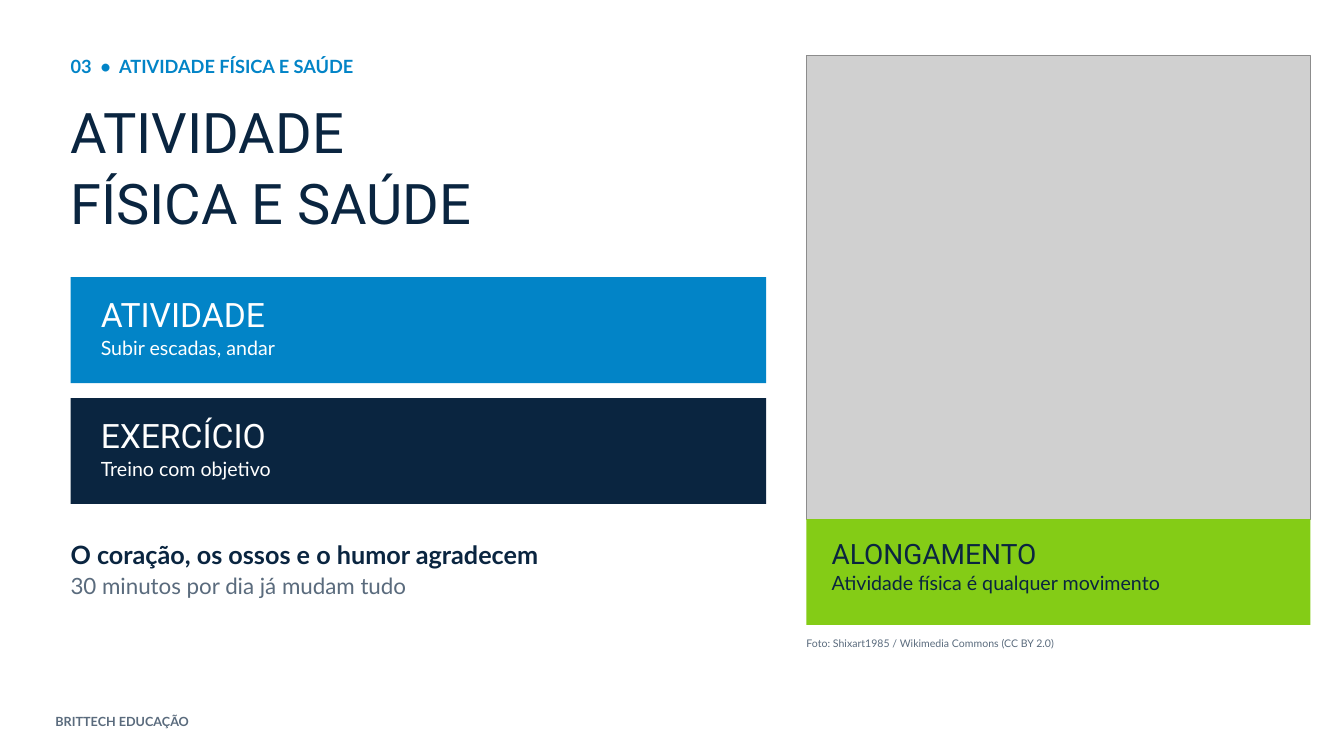
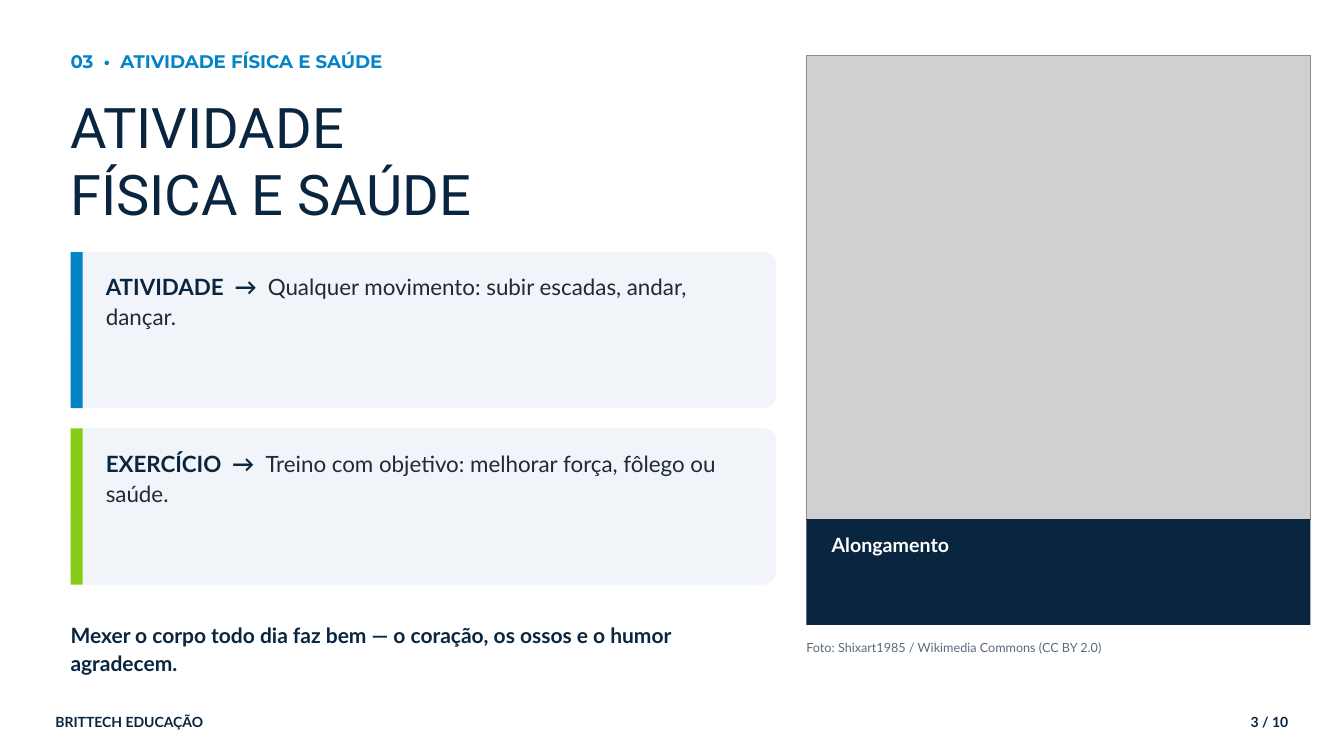
Before and after one commit to thiagollipe-web/brittech-educacao-aulas, a slide deck: slide 3 of ensino-medio/educacao-fisica-1serie-corpo-saude.pptx. Drawn at 1344x756 pixels with LibreOffice and Linux fonts; fonts in the diff are those of the drawing; grey boxes stand for pictures. Boxes give left, top, right and bottom in pixels: in the first picture for what was removed or moved away, otherwise in the second. Text is boxed around its words. In the diff, an @@ line names an element or a change of style, - is before the commit and + after.

```diff
--- a/ensino-medio/educacao-fisica-1serie-corpo-saude.pptx
+++ b/ensino-medio/educacao-fisica-1serie-corpo-saude.pptx
@@ text "03 • ATIVIDADE FÍSICA E ..." at [71,51,383,69]: font Lato to Montserrat @@
@@ text "ATIVIDADE" at [71,108,471,216]: line spacing 1.02 to 1; less space between paragraphs @@
@@ rounded rectangle added at [71,252,776,408], fill #F1F5F9 @@
@@ rectangle added at [71,252,83,408], fill #0284C7 @@
@@ rectangle removed at [71,277,766,383] @@
@@ text at [106,278,686,329]: text changed; size 14 to 16 pt; text colour #FFFFFF to #1E2A38 @@
-ATIVIDADE
-Subir escadas, andar
+ATIVIDADE → Qualquer movimento: subir escadas, andar, dançar.
@@ rectangle removed at [71,398,766,504] @@
@@ rounded rectangle added at [71,429,776,585], fill #F1F5F9 @@
@@ rectangle added at [71,429,83,585], fill #84CC16 @@
@@ text at [106,452,715,502]: text changed; size 14 to 16 pt; text colour #FFFFFF to #1E2A38 @@
-EXERCÍCIO
-Treino com objetivo
+EXERCÍCIO → Treino com objetivo: melhorar força, fôlego ou saúde.
@@ rectangle at [807,519,1311,625]: fill #84CC16 to #0A2540 @@
@@ text at [832,537,950,556]: text changed; text colour #0A2540 to #FFFFFF; bold on @@
-ALONGAMENTO
-Atividade física é qualquer movimento
+Alongamento
@@ text at [71,627,671,675]: text changed; size 18 to 15 pt @@
-O coração, os ossos e o humor agradecem
-30 minutos por dia já mudam tudo
+Mexer o corpo todo dia faz bem — o coração, os ossos e o humor agradecem.
@@ text "Foto: Shixart1985 / Wikimedia Commons ..." at [806,642,1101,654]: size 7.5 to 9 pt, text colour #5A6B7D to #5B6B7A @@
@@ text "BRITTECH EDUCAÇÃO" at [55,715,204,730]: size 9 to 10 pt, text colour #5A6B7D to #0A2540 @@
@@ text added at [1251,716,1288,727], 10 pt, text #0A2540, bold @@
+3 / 10
```
Also in this commit, not shown: 2 other slides changed, 7 slides added, 5 slides removed, 4 other files.
